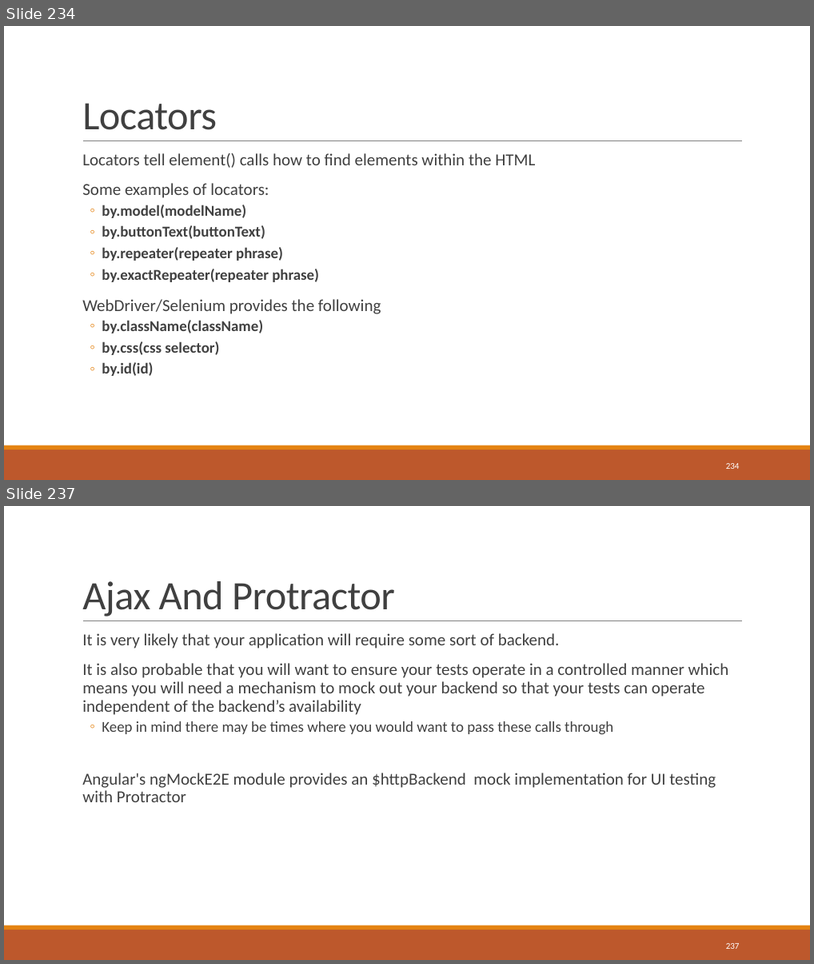
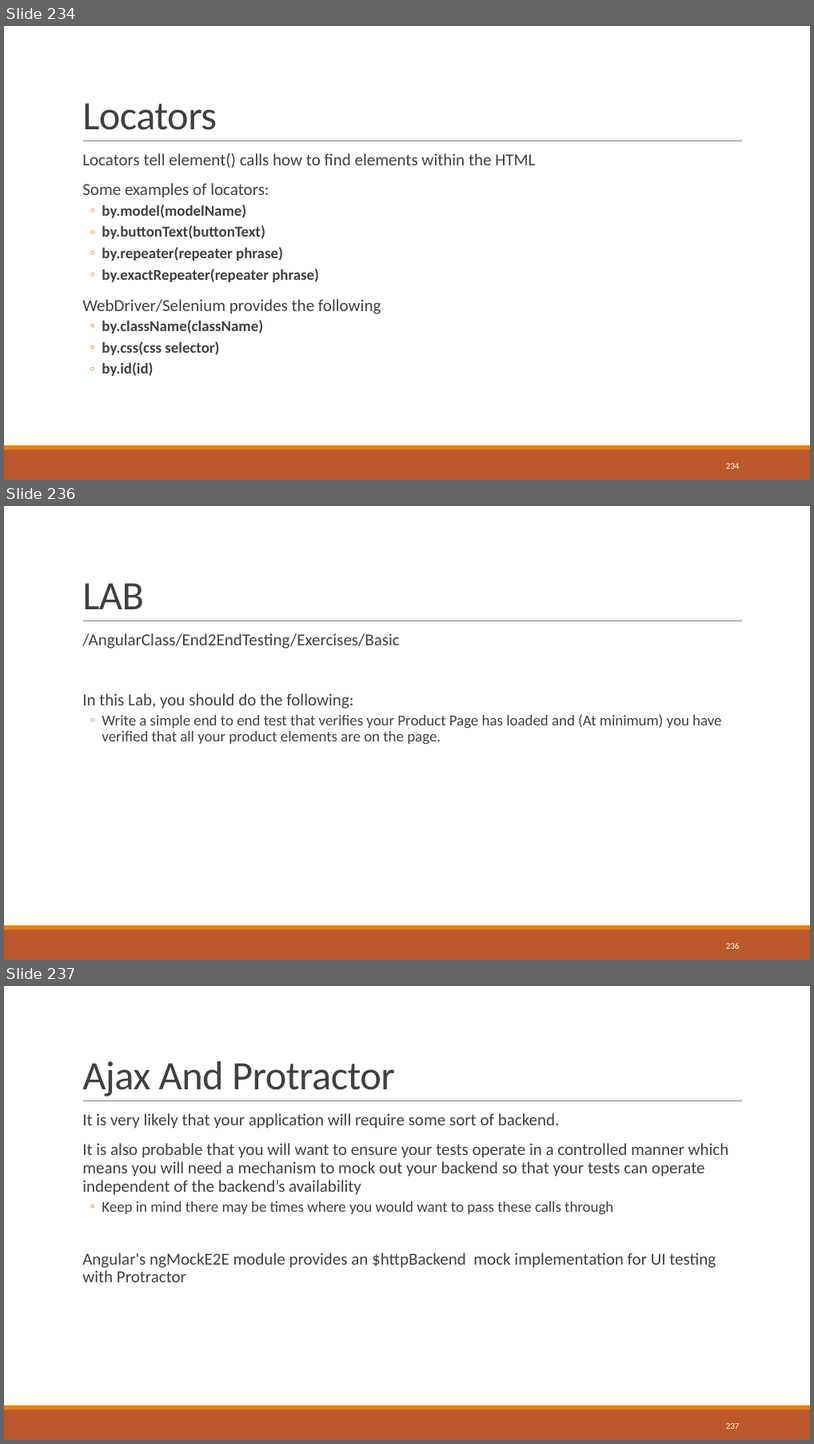
Before and after one commit to sbechtold/angularjs, a slide deck: materials/AngularJS.pptx. Shown one above the other, each under a label of ours: slides 234 and 237 before the commit, slides 234, 236 and 237 after it; the slides between them are not shown. The pictures are 814x964 and 814x1444 pixels, drawn with LibreOffice and Linux fonts; fonts in the diff are those of the drawing. Boxes give left, top, right and bottom in pixels: in the first picture for what was removed or moved away, otherwise in the second. Text is boxed around its words. In the diff, an @@ line names an element or a change of style, - is before the commit and + after.

Commit message:
Added support for LAbs and end to end testing

```diff
--- a/materials/AngularJS.pptx
+++ b/materials/AngularJS.pptx
@@ slide 236 added at [4,506,810,960], background #FFFFFF; not listed: 3 template elements that a slide beside it also shows @@
@@ title added at [82,583,144,609], 48 pt, text #404040 @@
+LAB
@@ text added at [82,633,722,744], 18 pt, text #404040 @@
+  /AngularClass/End2EndTesting/Exercises/Basic
+  In this Lab, you should do the following:
+  ◦ Write a simple end to end test that verifies your Product Page has loaded and (At minimum) you have verified that all your product elements are on the page.
@@ page number added at [726,942,740,948], 10.5 pt, text #FFFFFF @@
+236
```
Also in this commit, not shown: 3 slides changed, 3 other slides added, 3 slides removed, 40 other files.
